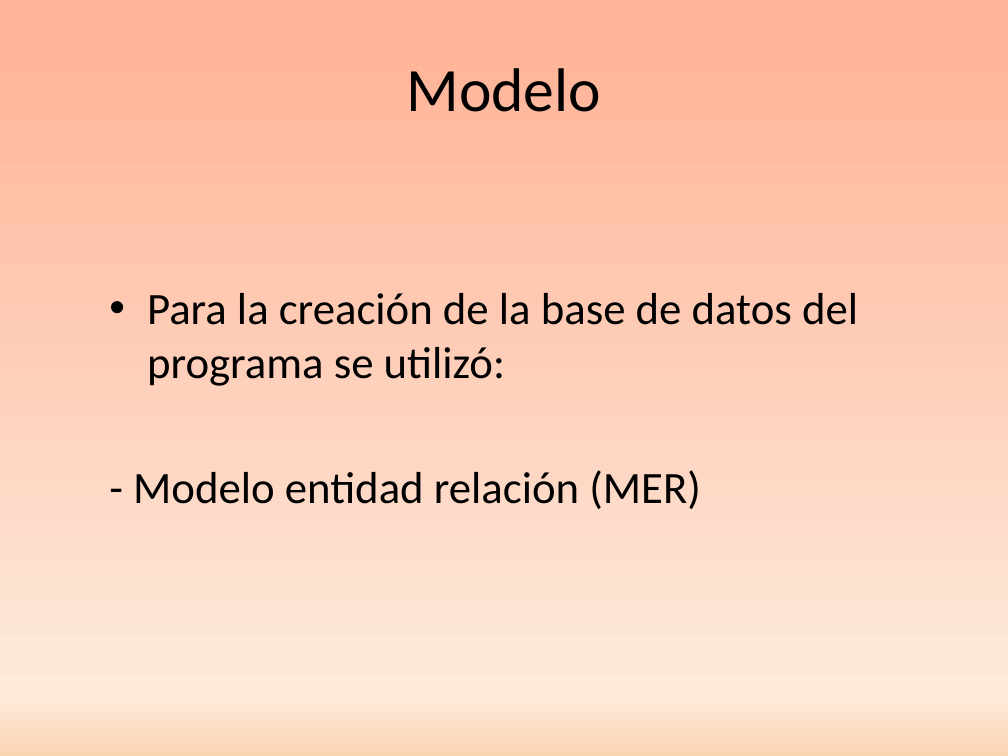
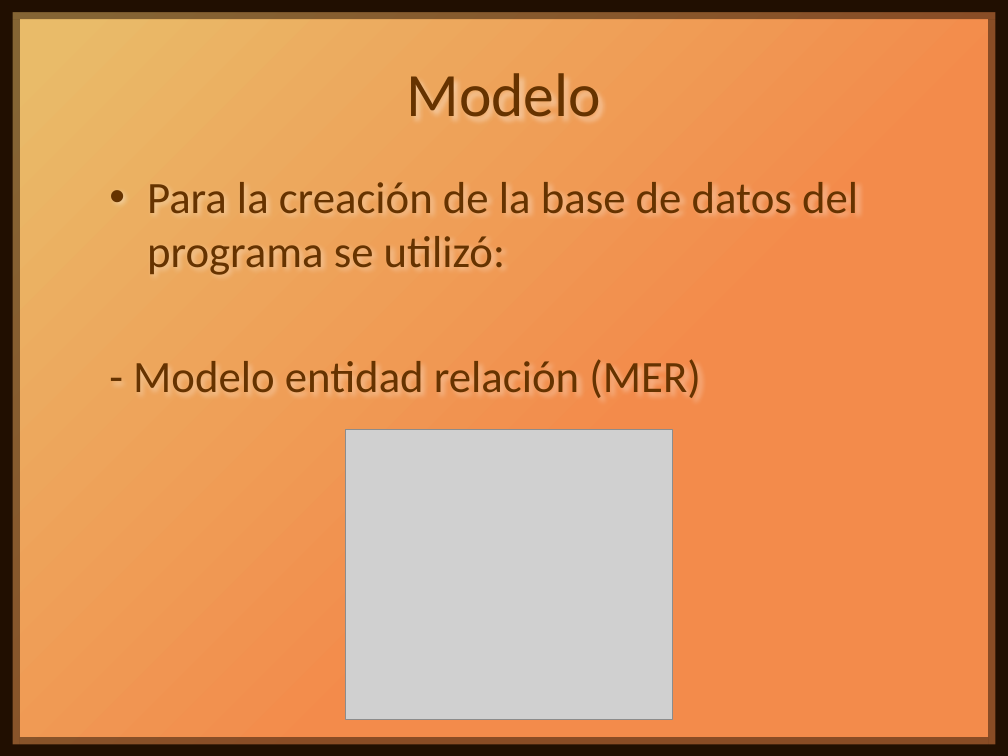
Before and after one commit to Nahuel2998/Nu-CaBuPa, a slide deck: slide 8 of Proyecto/Presentación Nu-CaBuPa.pptx. Drawn at 1008x756 pixels with LibreOffice and Linux fonts; fonts in the diff are those of the drawing; grey boxes stand for pictures. Boxes give left, top, right and bottom in pixels: in the first picture for what was removed or moved away, otherwise in the second. Text is boxed around its words. In the diff, an @@ line names an element or a change of style, - is before the commit and + after.

```diff
--- a/Proyecto/Presentación Nu-CaBuPa.pptx
+++ b/Proyecto/Presentación Nu-CaBuPa.pptx
@@ background gradient #FFB499 to #FDEADA to #FCD5B5 to gradient #F38B4B to #E9BB69 @@
@@ rectangle added at [0,5,1008,19], fill #210F01 at 50% opacity @@
@@ rectangle added at [0,0,1008,12], fill #210F01 @@
@@ rectangle added at [0,4,13,756], fill #210F01 @@
@@ rectangle added at [5,20,20,753], fill #210F01 at 50% opacity @@
@@ title "Modelo" at [406,73,601,119]: text colour #000000 to #663300 @@
@@ rectangle added at [988,20,1001,756], fill #210F01 at 50% opacity @@
@@ rectangle added at [996,8,1008,751], fill #210F01 @@
@@ text "Para la creación de la ..." at [133,182,858,398]: text colour #000000 to #663300 @@
@@ text "Para la creación de la ...": place and size @@
-text "Para la creación de la ..." at [133,293,858,509]
+text "Para la creación de la ..." at [133,182,858,398]
@@ picture added at [346,429,673,719] @@
@@ rectangle added at [0,745,1008,756], fill #210F01 @@
@@ rectangle added at [20,737,989,753], fill #210F01 at 50% opacity @@
```
Also in this commit, not shown: 6 other slides changed, 13 slides added, 3 slides removed, 2 other files.
